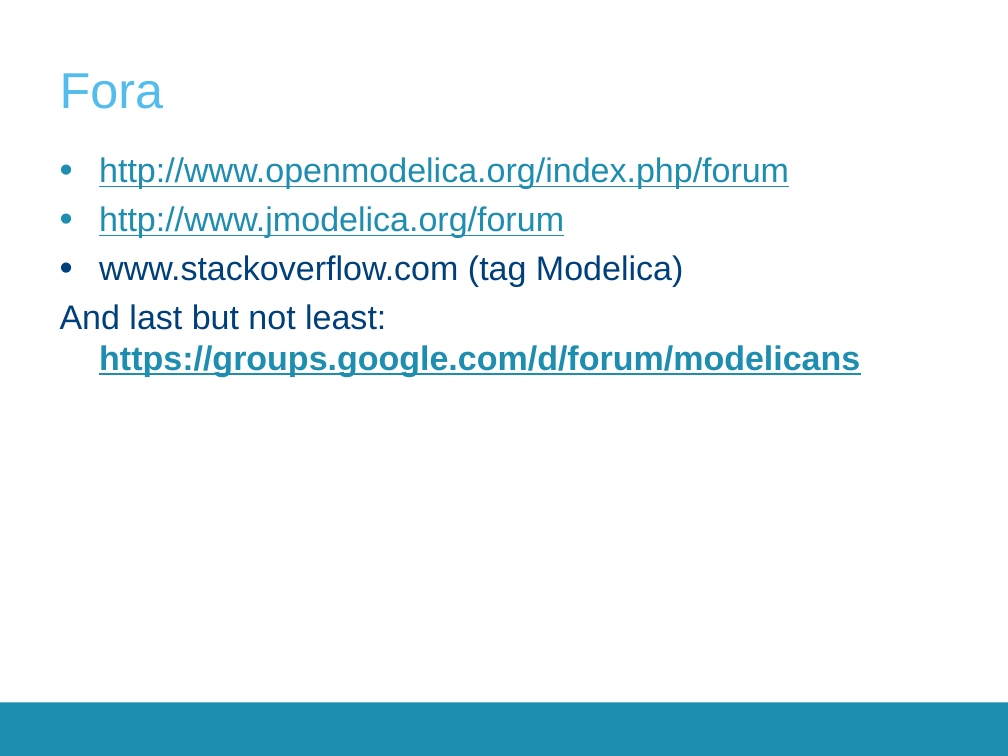
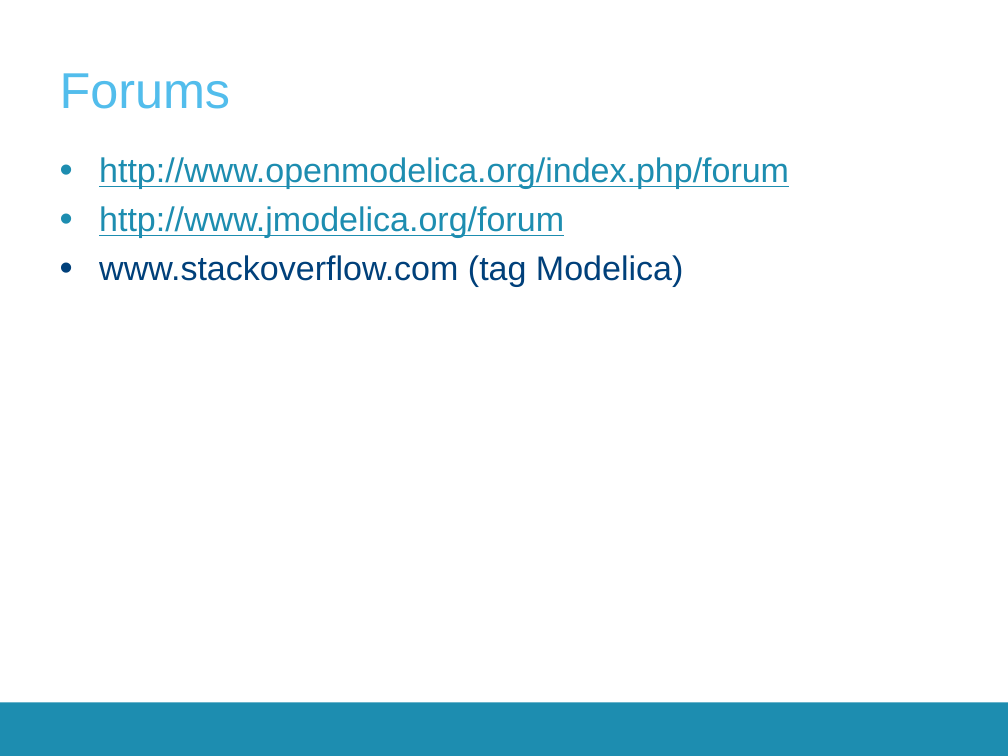
Before and after one commit to open-ideas/__CrashCourse__, a slide deck: slide 36 of 2017-2018/Presentations/CrashCourse_2016.pptx (slide 34 before the commit). Drawn at 1008x756 pixels with LibreOffice and Linux fonts; fonts in the diff are those of the drawing; background and template pictures are left out. Boxes give left, top, right and bottom in pixels: in the first picture for what was removed or moved away, otherwise in the second. Text is boxed around its words. In the diff, an @@ line names an element or a change of style, - is before the commit and + after.

```diff
--- a/2017-2018/Presentations/CrashCourse_2016.pptx
+++ b/2017-2018/Presentations/CrashCourse_2016.pptx
@@ title at [60,73,231,109]: text changed @@
-Fora
+Forums
@@ text at [60,304,860,377]: paragraph removed @@
-And last but not least: https://groups.google.com/d/forum/modelicans
```
Also in this commit, not shown: 14 other slides changed, 14 slides added, 10 slides removed.
